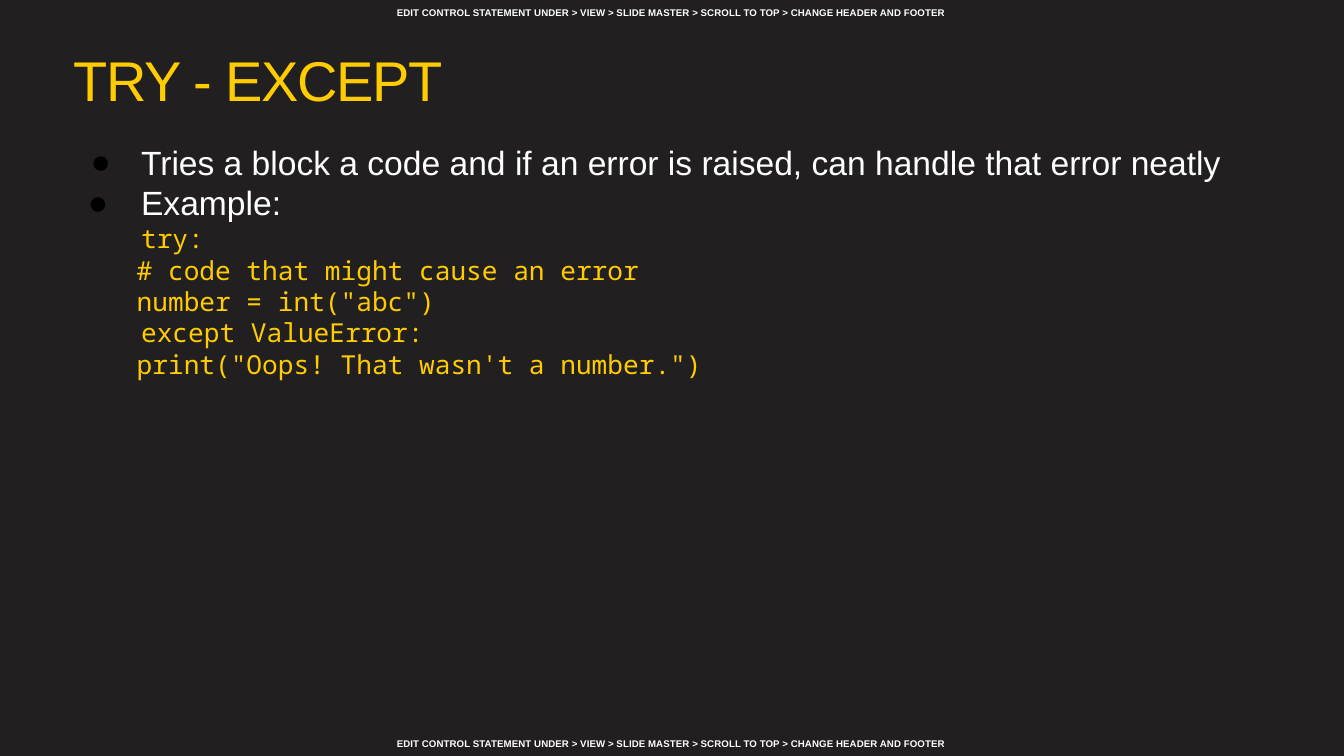
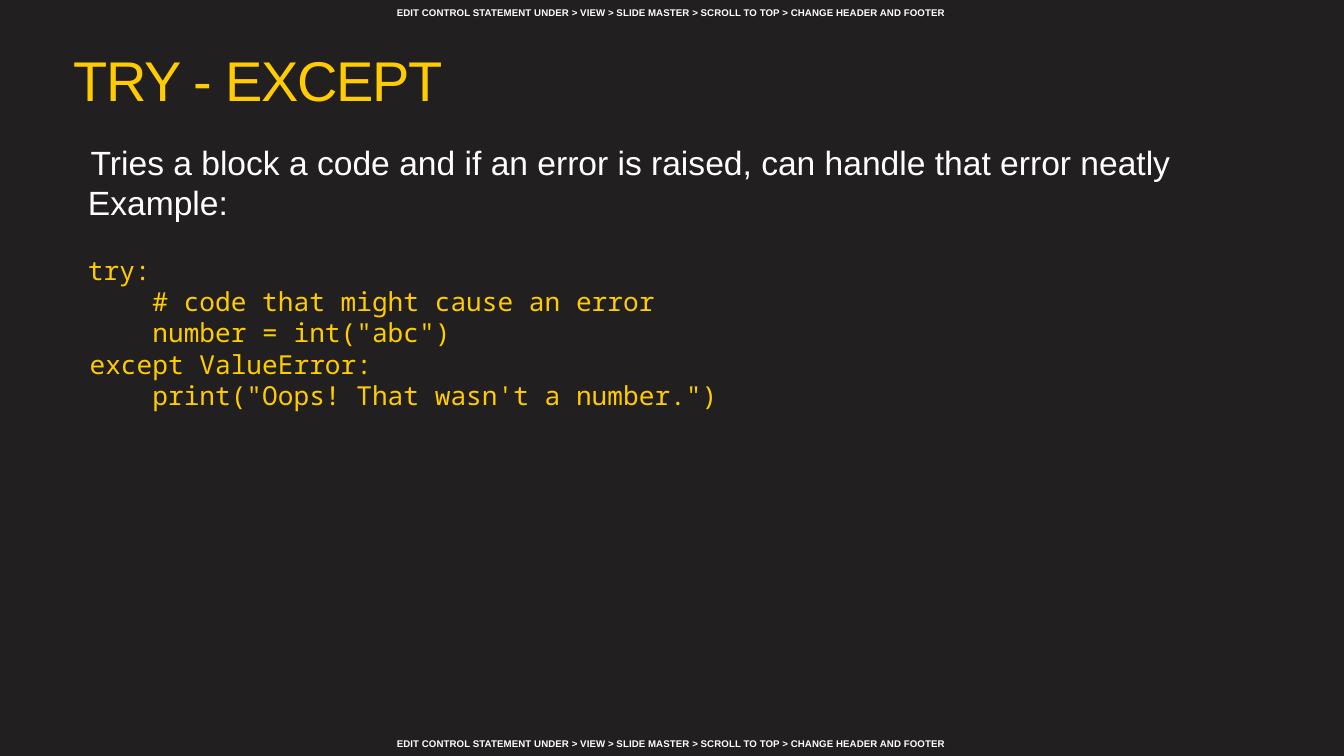
Before and after one commit to AFC-AI2C/summer-course, a slide deck: slide 21 of Python/Lesson 02 - Conditional Statements and Error Handling/Lesson 02 - Conditional Statements, Loops, and Error Handling.pptx. Drawn at 1344x756 pixels with LibreOffice and Linux fonts; fonts in the diff are those of the drawing; background and template pictures are left out. Boxes give left, top, right and bottom in pixels: in the first picture for what was removed or moved away, otherwise in the second. Text is boxed around its words. In the diff, an @@ line names an element or a change of style, - is before the commit and + after.

```diff
--- a/Python/Lesson 02 - Conditional Statements and Error Handling/Lesson 02 - Conditional Statements, Loops, and Error Handling.pptx
+++ b/Python/Lesson 02 - Conditional Statements and Error Handling/Lesson 02 - Conditional Statements, Loops, and Error Handling.pptx
@@ text at <box>88,150,1170,381</box>: bullet ● to none; indent changed @@
```
Also in this commit, not shown: 10 other slides changed.
